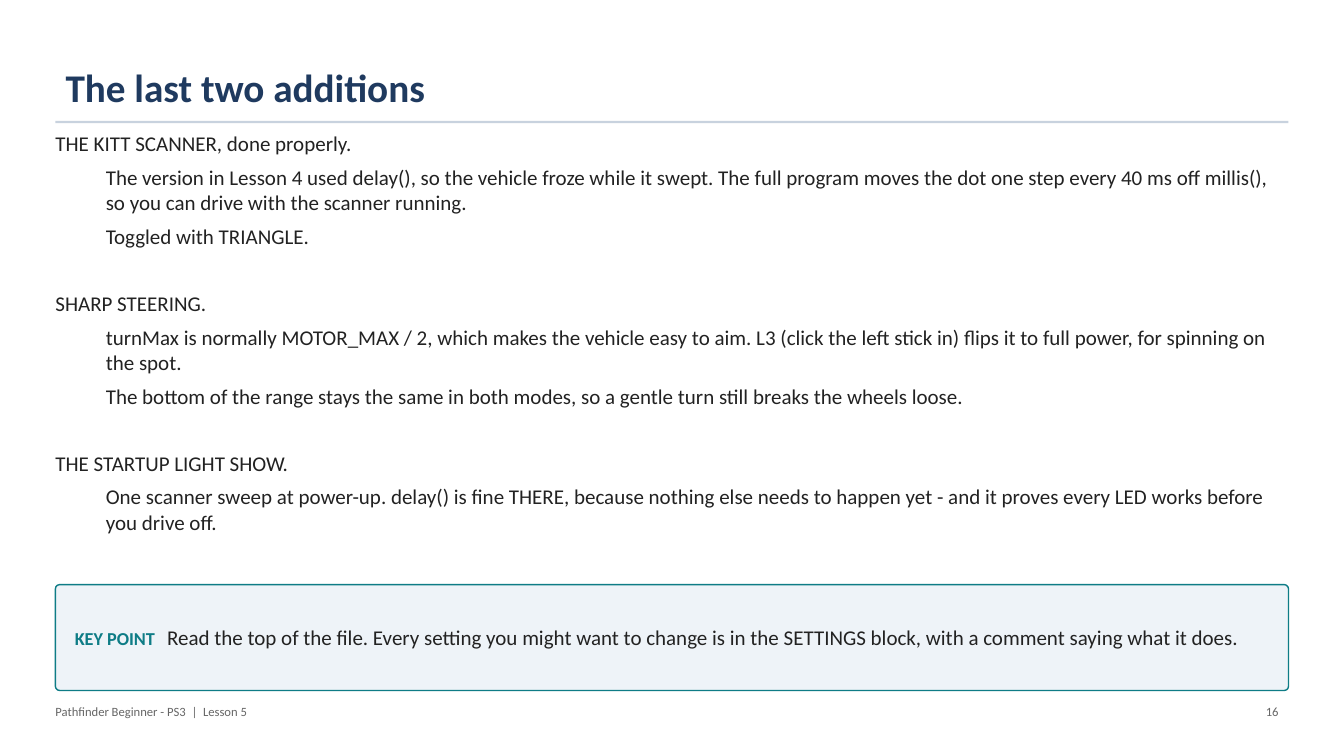
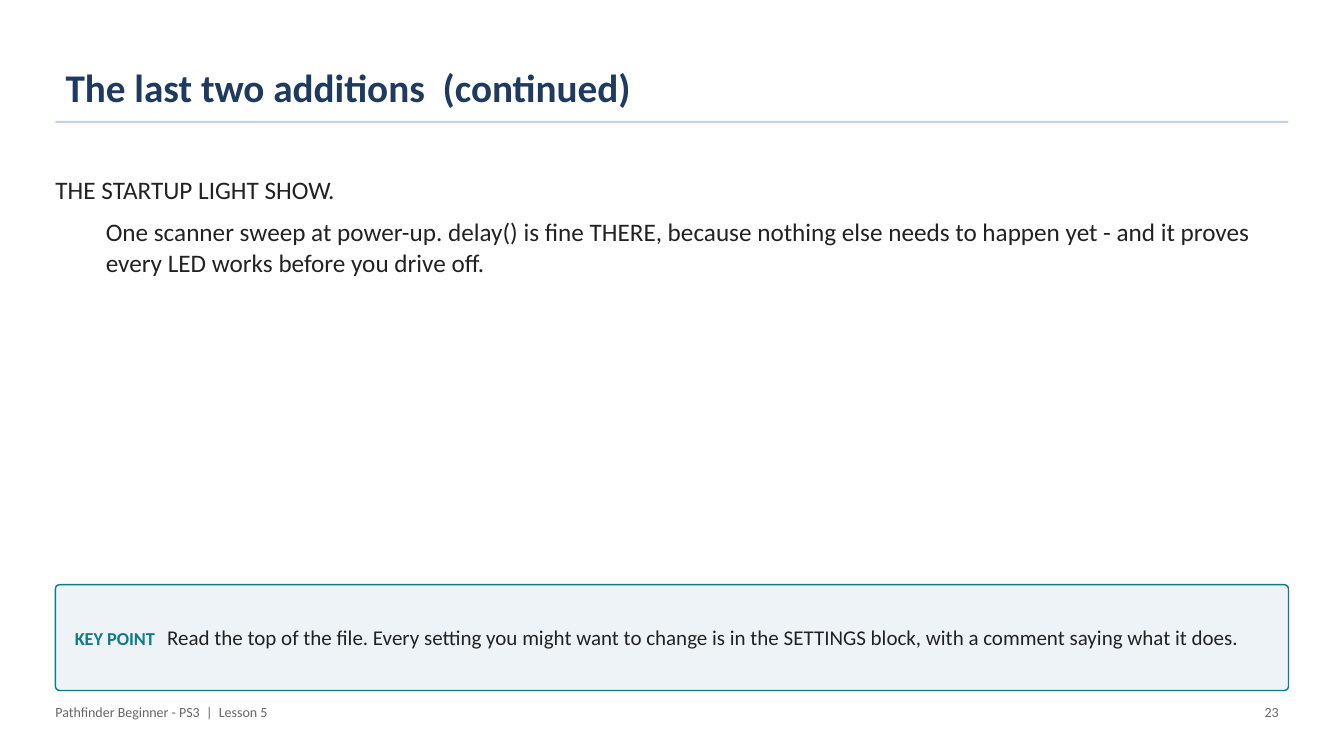
Before and after one commit to PorpoiseRobotics/porpoise-robotics, a slide deck: slide 24 of ground-vehicle/docs/courses/beginner-ps3/l5_maneuvers_with_lights.pptx (slide 17 before the commit). Drawn at 1344x756 pixels with LibreOffice and Linux fonts; fonts in the diff are those of the drawing. Boxes give left, top, right and bottom in pixels: in the first picture for what was removed or moved away, otherwise in the second. Text is boxed around its words. In the diff, an @@ line names an element or a change of style, - is before the commit and + after.

```diff
--- a/ground-vehicle/docs/courses/beginner-ps3/l5_maneuvers_with_lights.pptx
+++ b/ground-vehicle/docs/courses/beginner-ps3/l5_maneuvers_with_lights.pptx
@@ title at [66,73,631,108]: text changed @@
-The last two additions
+The last two additions (continued)
@@ text at [55,136,1267,408]: paragraphs removed @@
-THE KITT SCANNER, done properly.
-  The version in Lesson 4 used delay(), so the vehicle froze while it swept. The full program moves the dot one step every 40 ms off millis(), so you can drive with the scanner running.
-  Toggled with TRIANGLE.
-SHARP STEERING.
-  turnMax is normally MOTOR_MAX / 2, which makes the vehicle easy to aim. L3 (click the left stick in) flips it to full power, for spinning on the spot.
-  The bottom of the range stays the same in both modes, so a gentle turn still breaks the wheels loose.
@@ text "THE STARTUP LIGHT SHOW." at [55,182,1249,276]: size 15 to 18 pt; more space between paragraphs @@
@@ text "Pathfinder Beginner - PS3 | ..." at [55,707,267,720]: size 9 to 10 pt @@
@@ text at [1265,708,1279,717]: text changed; size 9 to 10 pt @@
-16
+23
```
Also in this commit, not shown: 21 other slides changed, 13 slides added, 17 other files.
